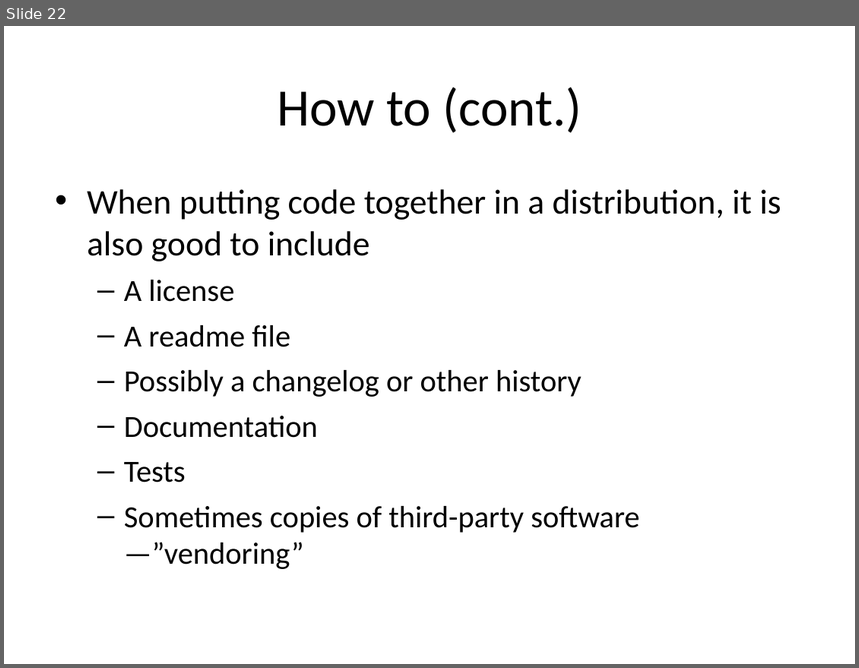
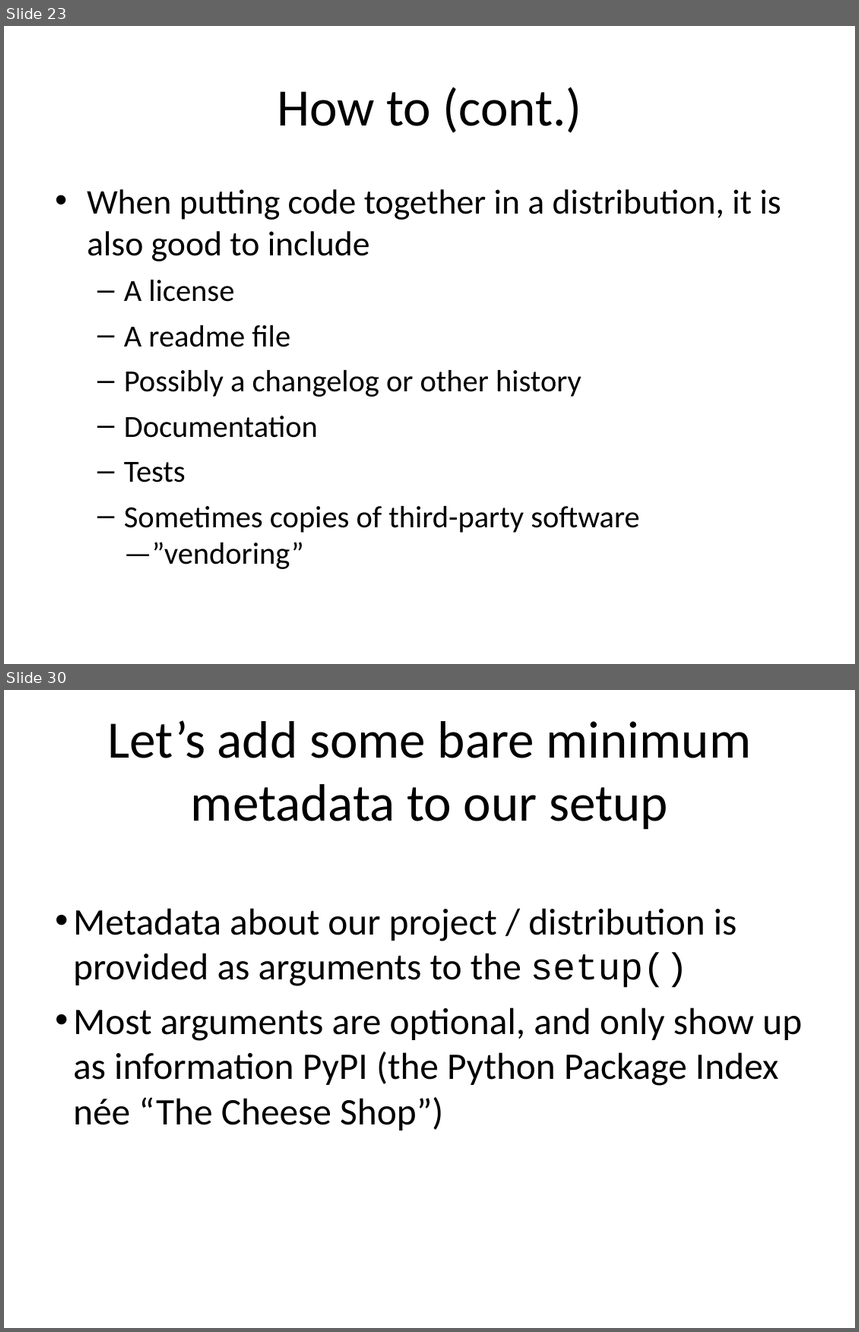
Before and after one commit to embray/pyastro-packaging-tutorial, a slide deck: packaging.ppt. Shown one above the other, each under a label of ours: slide 22 before the commit, slides 23 and 30 after it; the slides between them are not shown. The pictures are 859x668 and 859x1332 pixels, drawn with LibreOffice and Linux fonts; fonts in the diff are those of the drawing. Boxes give left, top, right and bottom in pixels: in the first picture for what was removed or moved away, otherwise in the second. Text is boxed around its words. In the diff, an @@ line names an element or a change of style, - is before the commit and + after.

```diff
--- a/packaging.ppt
+++ b/packaging.ppt
@@ slide 30 added at (x1=4, y1=690, x2=855, y2=1328), background #FFFFFF @@
@@ title added at (x1=108, y1=720, x2=751, y2=829), 49 pt, text #000000 @@
+Let’s add some bare minimum metadata to our setup
@@ text added at (x1=73, y1=908, x2=802, y2=1131), 35 pt, text #000000 @@
+• Metadata about our project / distribution is provided as arguments to the setup()
+• Most arguments are optional, and only show up as information PyPI (the Python Package Index née “The Cheese Shop”)
@@ what was slide 22 is now slide 23 @@
```
Also in this commit, not shown: 14 other slides added.
